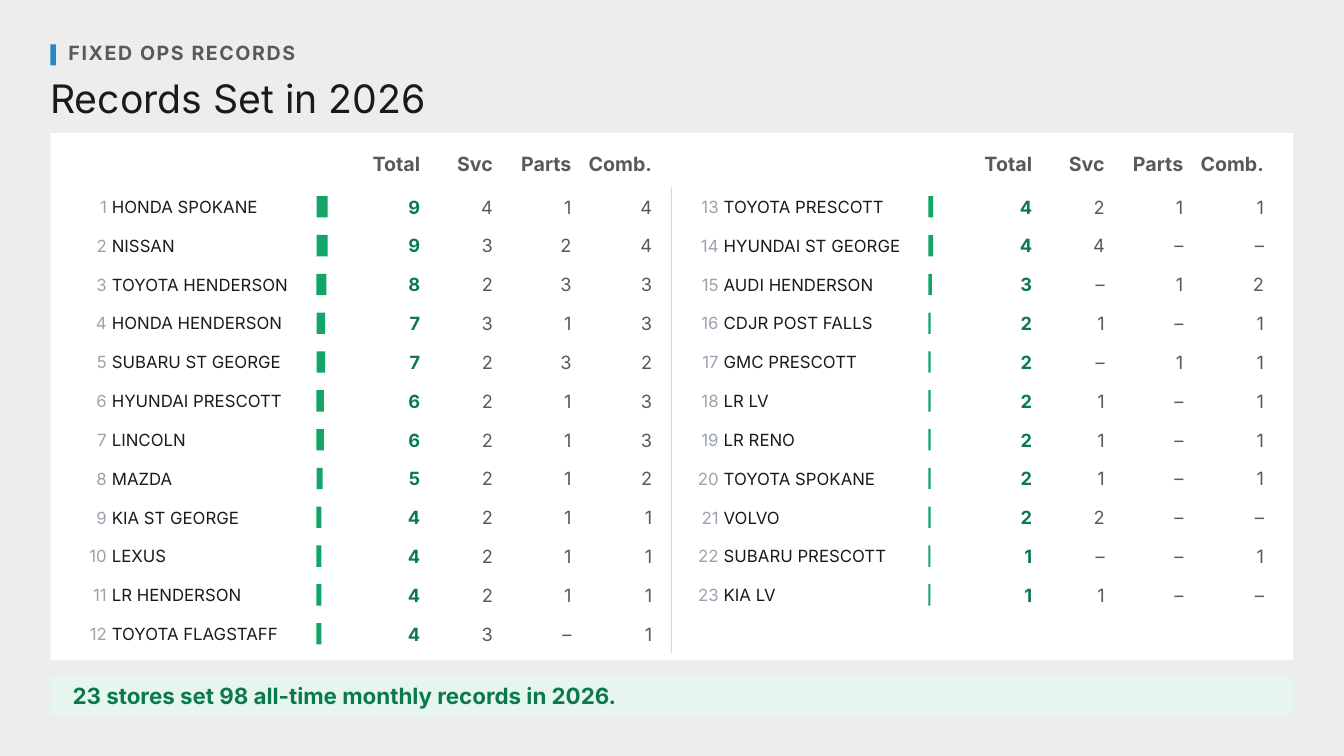
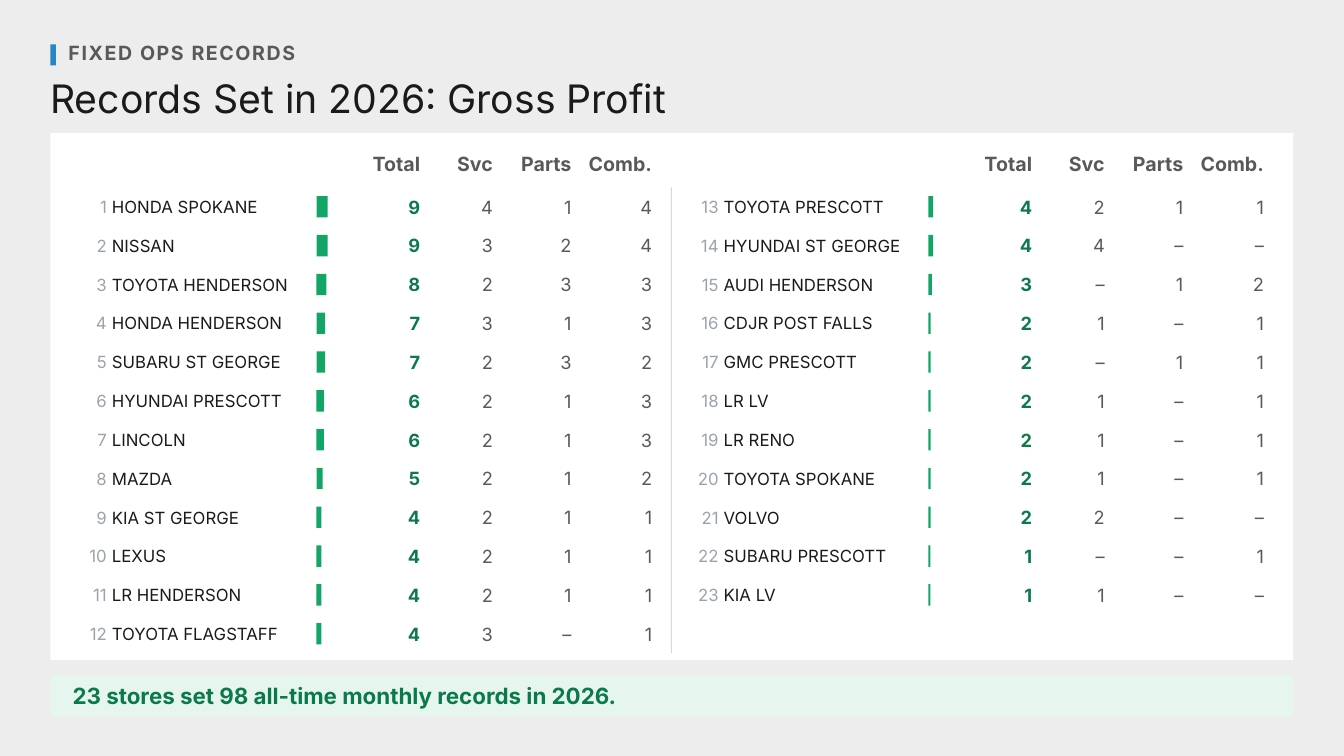
Before and after one commit to Ndresner/Noah, a slide deck: slide 2 of day2-deck/decks/Store Records - Opening.pptx. Drawn at 1344x756 pixels with LibreOffice and Linux fonts; fonts in the diff are those of the drawing. Boxes give left, top, right and bottom in pixels: in the first picture for what was removed or moved away, otherwise in the second. Text is boxed around its words. In the diff, an @@ line names an element or a change of style, - is before the commit and + after.

```diff
--- a/day2-deck/decks/Store Records - Opening.pptx
+++ b/day2-deck/decks/Store Records - Opening.pptx
@@ text at (x1=50, y1=83, x2=666, y2=114): text changed @@
-Records Set in 2026
+Records Set in 2026: Gross Profit
```
Also in this commit, not shown: 1 other slide changed, 1 slide added, 8 other files.
